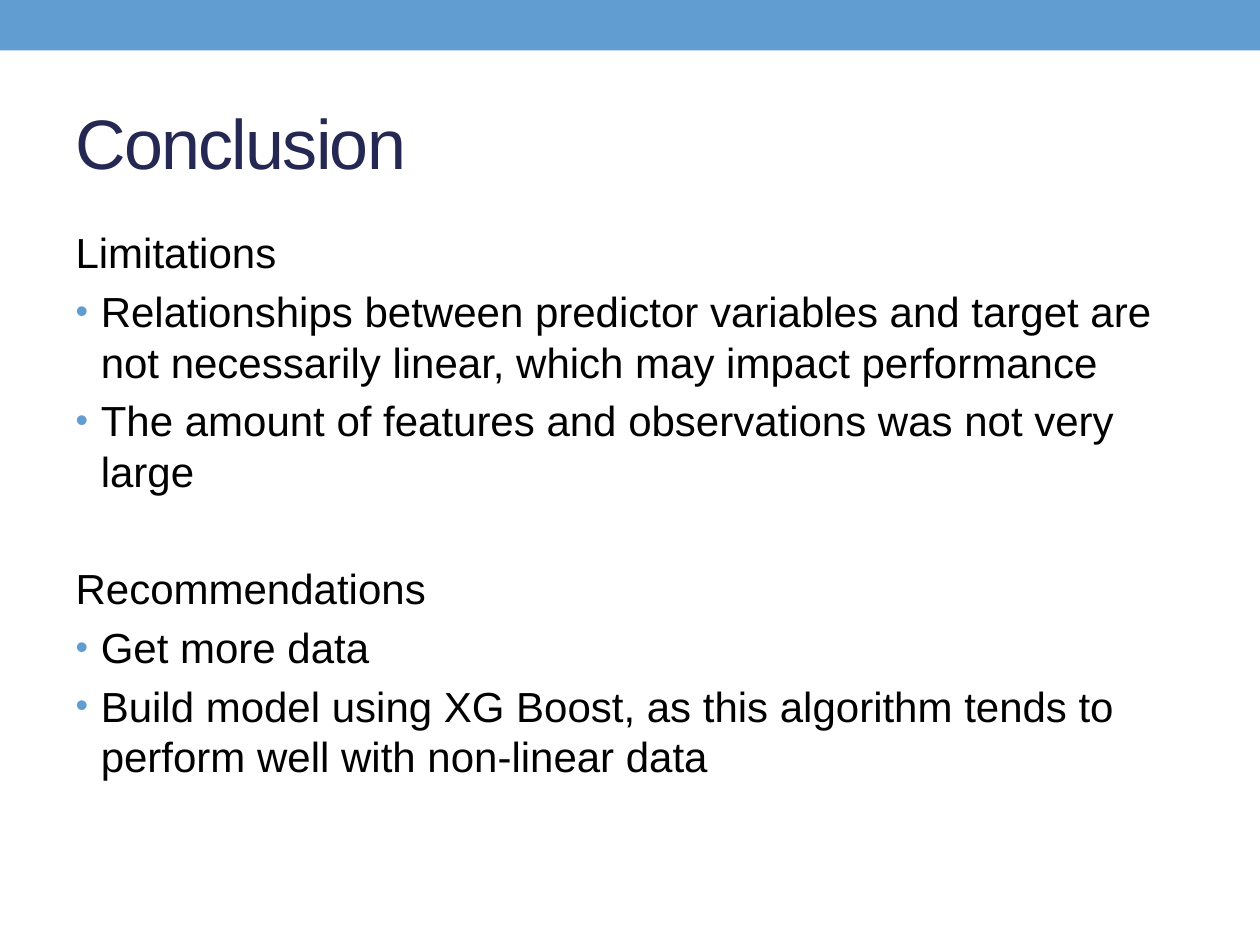
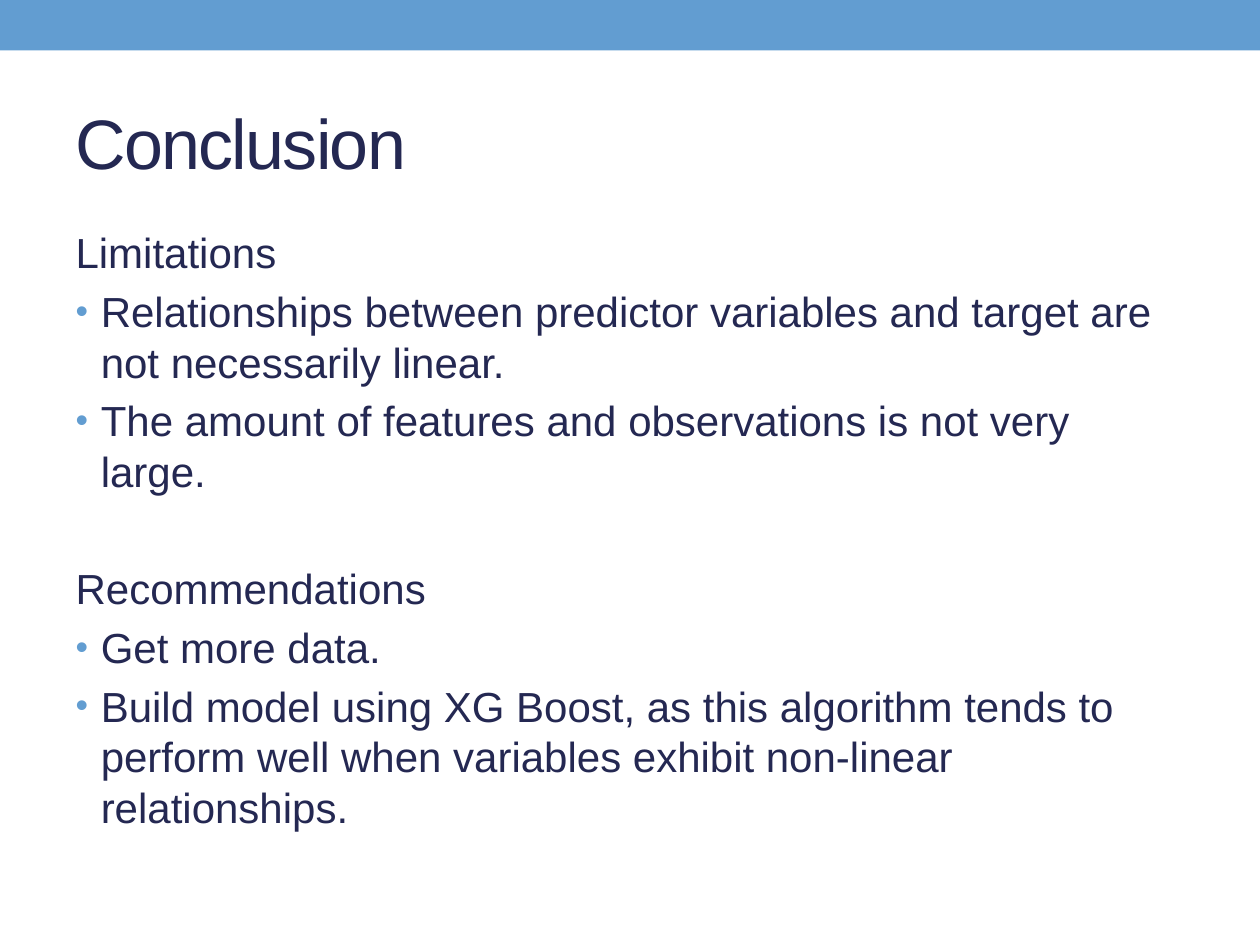
Before and after one commit to Son17/Data-Science-Projects, a slide deck: slide 27 of LG presentation.pptx (slide 33 before the commit). Drawn at 1260x945 pixels with LibreOffice and Linux fonts; fonts in the diff are those of the drawing. Boxes give left, top, right and bottom in pixels: in the first picture for what was removed or moved away, otherwise in the second. Text is boxed around its words. In the diff, an @@ line names an element or a change of style, - is before the commit and + after.

```diff
--- a/LG presentation.pptx
+++ b/LG presentation.pptx
@@ text at box(76, 237, 426, 605): text colour #000000 to #242852 in "Limitations", "Recommendations" @@
@@ text at box(101, 296, 1151, 495): text changed; text colour #000000 to #242852 @@
-• Relationships between predictor variables and target are not necessarily linear, which may impact performance
-• The amount of features and observations was not very large
+• Relationships between predictor variables and target are not necessarily linear.
+• The amount of features and observations is not very large.
@@ text at box(101, 632, 1114, 831): text changed; text colour #000000 to #242852 @@
-• Get more data
-• Build model using XG Boost, as this algorithm tends to perform well with non-linear data
+• Get more data.
+• Build model using XG Boost, as this algorithm tends to perform well when variables exhibit non-linear relationships.
```
Also in this commit, not shown: 28 other slides changed, 3 slides removed, 2 other files.
